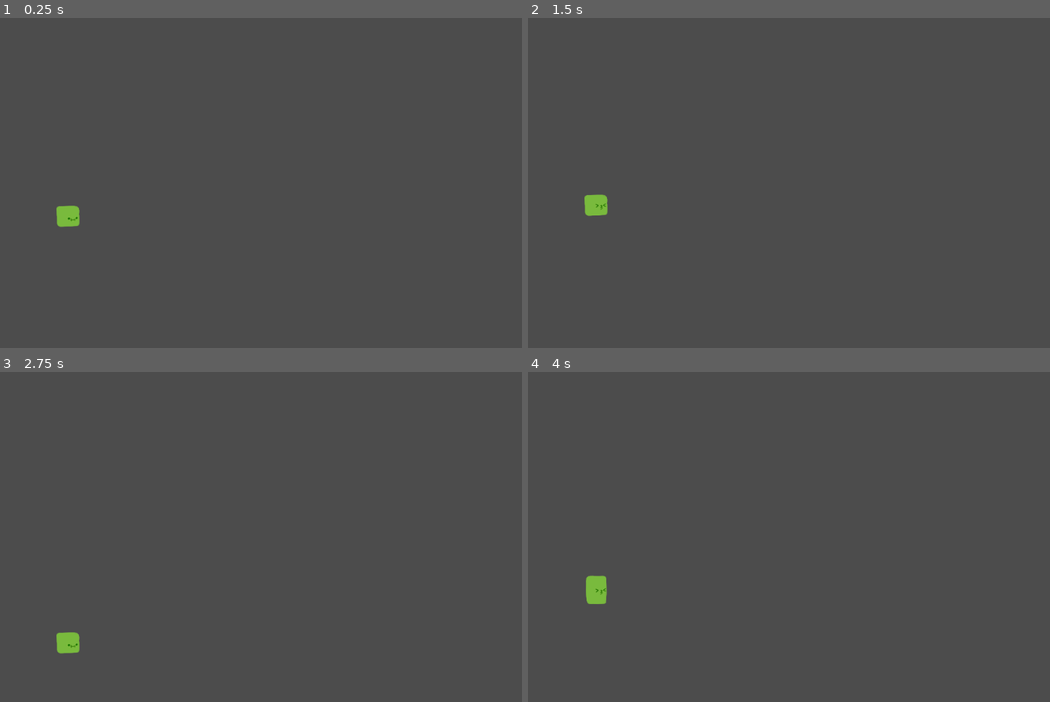
Above: before the commit, frames 1-4 (two rows, left to right).
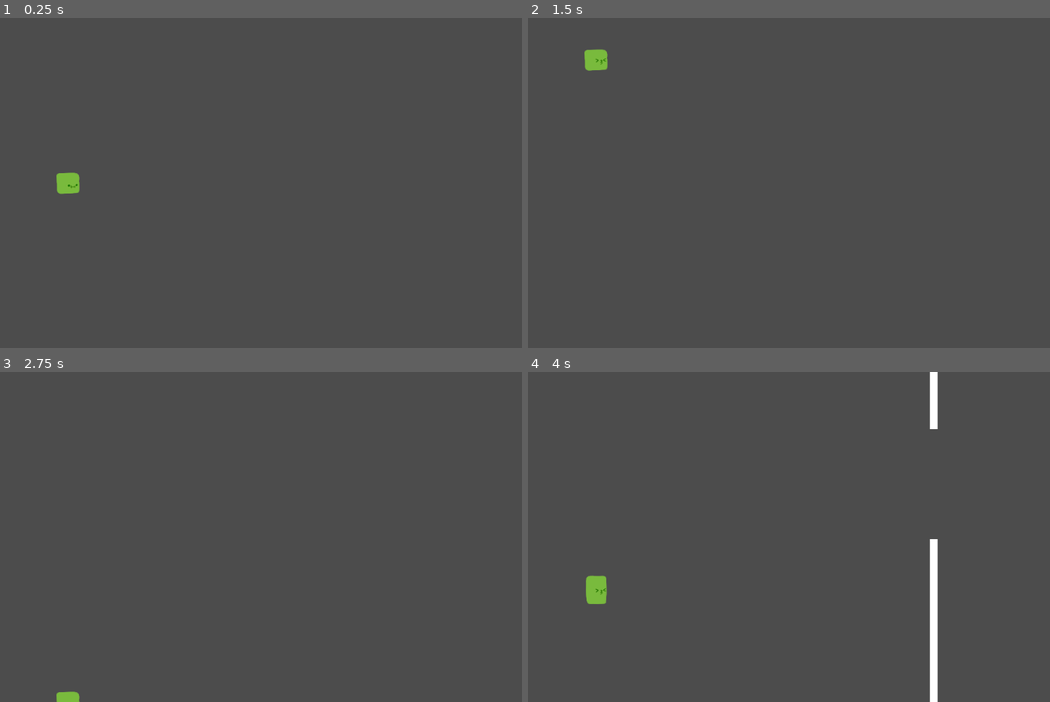
Above: after the commit, the same moments.

Repository: CoryParsnipson/bouncy-block
Game: Godot game, scene res://Main.tscn
Same seed, same stepped clock (60 frames per second), same inputs: the game is played once before the commit and once after it.
Inputs:
- Up to frame 1 (0.25 s): no input
- Up to frame 2 (1.5 s): tap Enter (ui_accept) at 0.5, 0.77, 1.07 s
- Up to frame 3 (2.75 s): tap Enter (ui_accept) at 1.52, 1.82 s
- Up to frame 4 (4 s): tap Enter (ui_accept) at 3.02, 3.32, 3.77 s

The runs differ from the first frame. In frame 1, 0.5% of the frame differs, in the area x 10-16%, y 46-64%; in frame 2, 0.5%; in frame 3, 0.4%; in frame 4, 1.1%, in the area x 76-79%, y 0-100%.

Commit message:
Add barrier some of the game loop.

Diff:
--- a/Barrier.tscn
+++ b/Barrier.tscn
@@ -3,7 +3,7 @@
 [sub_resource type="RectangleShape2D" id=1]
 
 custom_solver_bias = 0.0
-extents = Vector2( 7, 150 )
+extents = Vector2( 7, 300 )
 
 [node name="Barrier" type="Area2D"]
 
@@ -15,9 +15,10 @@
 audio_bus_override = false
 audio_bus_name = "Master"
 
-[node name="Polygon2D" type="Polygon2D" parent="." index="0"]
+[node name="Polygon2D_Upper" type="Polygon2D" parent="." index="0"]
 
-polygon = PoolVector2Array( -7, -150, 7, -150, 7, 150, -7, 150 )
+position = Vector2( 0, -400 )
+polygon = PoolVector2Array( -7, -300, 7, -300, 7, 300, -7, 300 )
 uv = PoolVector2Array(  )
 color = Color( 1, 1, 1, 1 )
 vertex_colors = PoolColorArray(  )
@@ -29,7 +30,33 @@
 texture_rotation_degrees = 0.0
 invert_enable = false
 invert_border = 100.0
+_sections_unfolded = [ "Transform" ]
 
-[node name="CollisionShape2D" type="CollisionShape2D" parent="." index="1"]
+[node name="CollisionShape2D_Upper" type="CollisionShape2D" parent="." index="1"]
 
+position = Vector2( 0, -400 )
 shape = SubResource( 1 )
+_sections_unfolded = [ "Transform" ]
+
+[node name="Polygon2D_Lower" type="Polygon2D" parent="." index="2"]
+
+position = Vector2( 0, 400 )
+polygon = PoolVector2Array( -7, -300, 7, -300, 7, 300, -7, 300 )
+uv = PoolVector2Array(  )
+color = Color( 1, 1, 1, 1 )
+vertex_colors = PoolColorArray(  )
+offset = Vector2( 0, 0 )
+antialiased = false
+texture = null
+texture_offset = Vector2( 0, 0 )
+texture_scale = Vector2( 1, 1 )
+texture_rotation_degrees = 0.0
+invert_enable = false
+invert_border = 100.0
+_sections_unfolded = [ "Transform" ]
+
+[node name="CollisionShape2D_Lower" type="CollisionShape2D" parent="." index="3"]
+
+position = Vector2( 0, 400 )
+shape = SubResource( 1 )
+_sections_unfolded = [ "Transform" ]
--- /dev/null
+++ b/Main.gd
@@ -0,0 +1,60 @@
+extends Node
+
+export var barrier_speed = 7
+
+var bounds
+var game_started = false
+var gap_center_min
+var gap_center_max
+
+var active_barriers = Array()
+
+func _ready():
+	bounds = get_viewport().get_visible_rect()
+
+	gap_center_min = int(bounds.position.y) + 100
+	gap_center_max = int(bounds.end.y) - 100
+
+	# TODO: move barriers beyond viewport edge
+	reset()
+
+func _process(delta):
+	if !game_started:
+		if $Player.is_jump_pressed():
+			start_game()
+
+func _physics_process(delta):
+	if !game_started:
+		return
+
+	# TODO: how to programmtically calculate when this node falls off the screen?
+	if $Barrier.position.x > bounds.position.x - 14:
+		$Barrier.position.x -= barrier_speed
+
+func reset():
+	randomize()
+
+	$Player.position.x = 200
+	$Player.position.y = bounds.size.y / 2.0
+
+	game_started = false
+	$Player.disable_physics = true
+
+func start_game():
+	game_started = true
+	$Player.disable_physics = false
+	$BarrierTimer.start()
+
+func send_barrier(barrier = $Barrier):
+	barrier.position.y = randi() % (gap_center_max - gap_center_min) + gap_center_min
+	barrier.position.x = bounds.end.x + 14
+
+	#active_barriers.push(barrier)
+
+func _on_BarrierTimer_timeout():
+	send_barrier()
+
+	$BarrierTimer.wait_time -= 0.02
+	barrier_speed += 1.02
+
+	$BarrierTimer.start()
--- a/Main.tscn
+++ b/Main.tscn
@@ -1,11 +1,29 @@
-[gd_scene load_steps=2 format=2]
+[gd_scene load_steps=4 format=2]
 
-[ext_resource path="res://Player.tscn" type="PackedScene" id=1]
+[ext_resource path="res://Main.gd" type="Script" id=1]
+[ext_resource path="res://Player.tscn" type="PackedScene" id=2]
+[ext_resource path="res://Barrier.tscn" type="PackedScene" id=3]
 
-[node name="Game" type="Node"]
+[node name="Game" type="Node" index="0"]
 
-[node name="Player" parent="." index="0" instance=ExtResource( 1 )]
+script = ExtResource( 1 )
+barrier_speed = 7
+
+[node name="Player" parent="." index="0" instance=ExtResource( 2 )]
 
 position = Vector2( 200, 300 )
 _sections_unfolded = [ "Transform" ]
-jump_accel = 150
+
+[node name="Barrier" parent="." index="1" instance=ExtResource( 3 )]
+
+position = Vector2( -30.2545, 287.039 )
+_sections_unfolded = [ "Transform" ]
+
+[node name="BarrierTimer" type="Timer" parent="." index="2"]
+
+process_mode = 1
+wait_time = 3.0
+one_shot = true
+autostart = false
+
+[connection signal="timeout" from="BarrierTimer" to="." method="_on_BarrierTimer_timeout"]
--- a/Player.gd
+++ b/Player.gd
@@ -6,6 +6,7 @@
 export var jump_accel = 150
 export var gravity = Vector2(0, 30)
 
+export var disable_physics = false
 export var disable_input = false
 
 var bounds = Rect2()
@@ -47,6 +48,9 @@
 			$AnimatedSprite.play()
 
 func _physics_process(delta):
+	if disable_physics:
+		return
+
 	if !is_jumping or !is_jump_pressed():
 		acceleration /= 2
 
--- a/Player.tscn
+++ b/Player.tscn
@@ -29,7 +29,7 @@
 custom_solver_bias = 0.0
 radius = 18.0634
 
-[node name="Player" type="KinematicBody2D" index="0"]
+[node name="Player" type="KinematicBody2D"]
 
 input_pickable = false
 collision_layer = 1
@@ -43,6 +43,7 @@
 acceleration = Vector2( 0, 0 )
 jump_accel = 150
 gravity = Vector2( 0, 30 )
+disable_physics = false
 disable_input = false
 
 [node name="AnimatedSprite" type="AnimatedSprite" parent="." index="0"]
